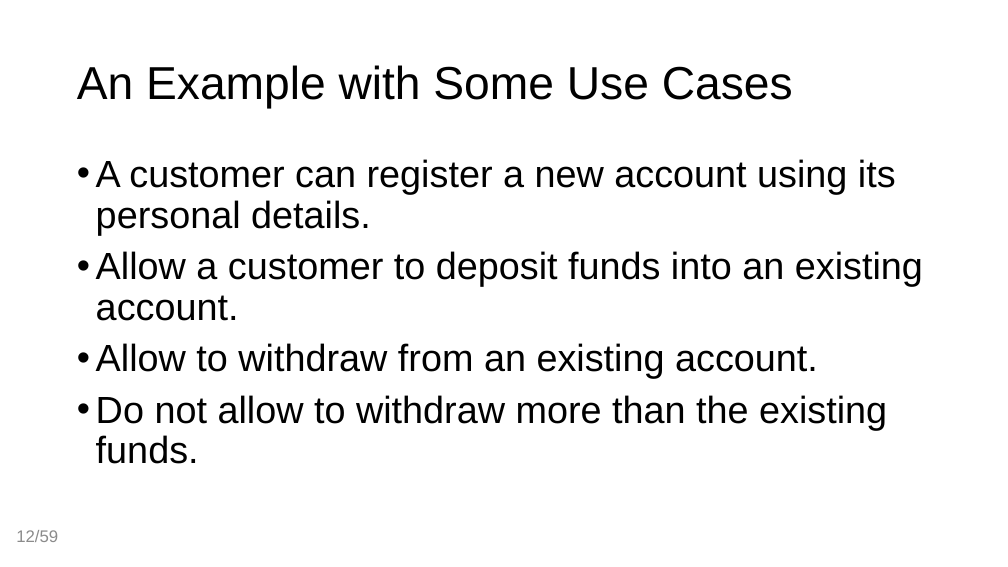
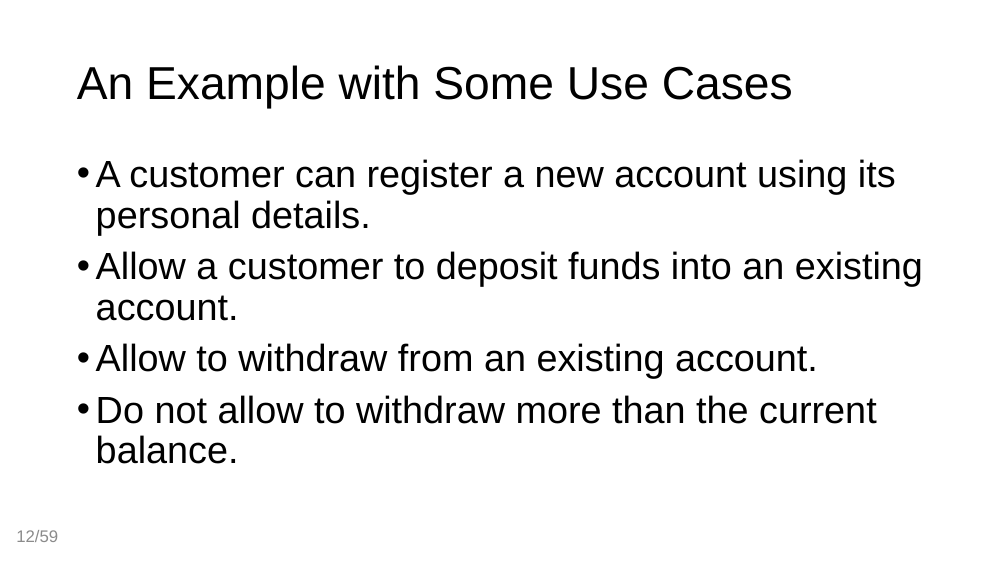
Before and after one commit to ivanpaulovich/betsson-meetup-ddd-tdd, a slide deck: slide 12 of Building Rich Domain Models with DDD and TDD - Ivan Paulovich - Betsson - V15.pptx. Drawn at 1008x567 pixels with LibreOffice and Linux fonts; fonts in the diff are those of the drawing; background and template pictures are left out. Boxes give left, top, right and bottom in pixels: in the first picture for what was removed or moved away, otherwise in the second. Text is boxed around its words. In the diff, an @@ line names an element or a change of style, - is before the commit and + after.

```diff
--- a/Building Rich Domain Models with DDD and TDD - Ivan Paulovich - Betsson - V15.pptx
+++ b/Building Rich Domain Models with DDD and TDD - Ivan Paulovich - Betsson - V15.pptx
@@ text at <box>96,395,877,464</box>: text changed @@
-• Do not allow to withdraw more than the existing funds.
+• Do not allow to withdraw more than the current balance.
```
Also in this commit, not shown: 5 other slides changed, 1 other file.
